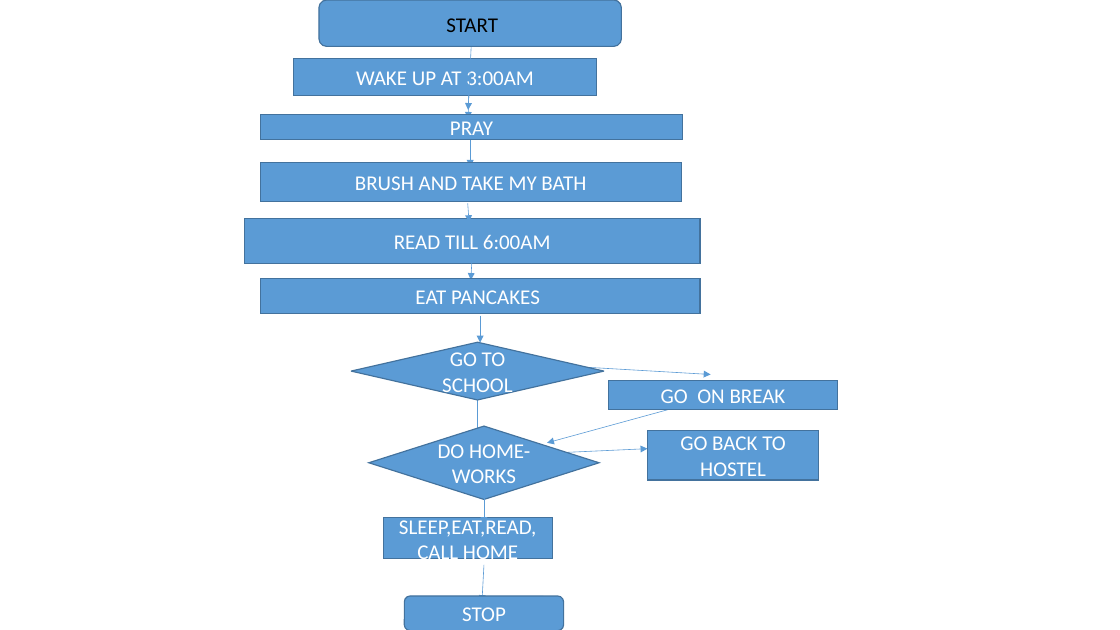
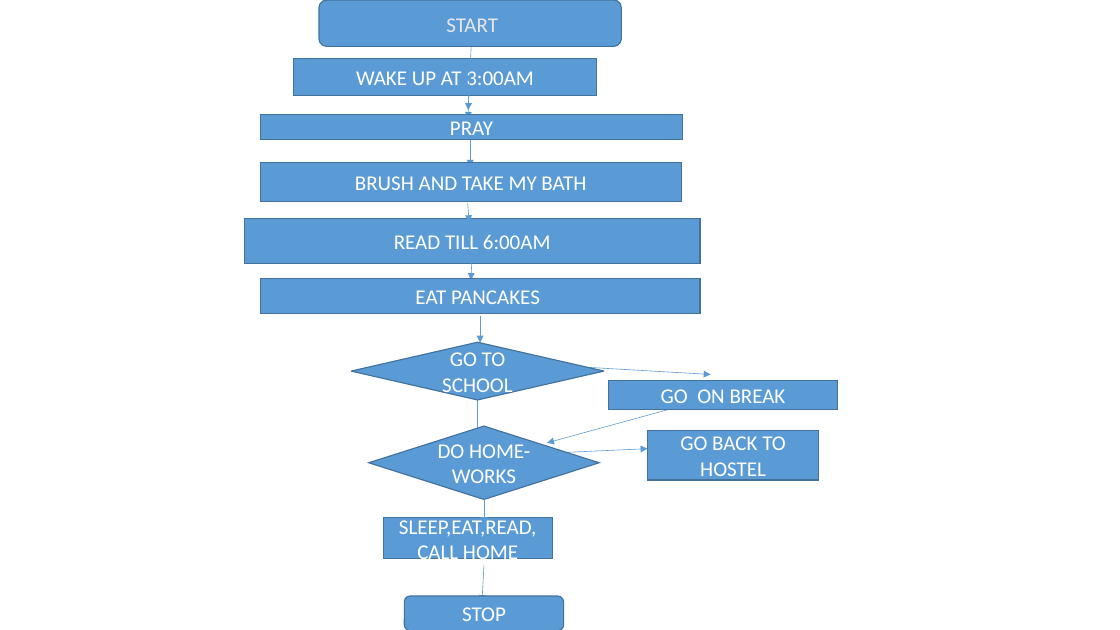
Before and after one commit to teniola763/t.teniolaCSC102, a slide deck: slide 1 of WEEK 2/FLOWCHART FOR A WEEKDAY ROUTINE( PROJECT 2).pptx. Drawn at 1120x630 pixels with LibreOffice and Linux fonts; fonts in the diff are those of the drawing. Boxes give left, top, right and bottom in pixels: in the first picture for what was removed or moved away, otherwise in the second. Text is boxed around its words. In the diff, an @@ line names an element or a change of style, - is before the commit and + after.

```diff
--- a/WEEK 2/FLOWCHART FOR A WEEKDAY ROUTINE( PROJECT 2).pptx
+++ b/WEEK 2/FLOWCHART FOR A WEEKDAY ROUTINE( PROJECT 2).pptx
@@ text "START" at (x1=446, y1=18, x2=498, y2=32): text colour #000000 to #E7E6E6 @@
```
Also in this commit, not shown: 4 other files.
